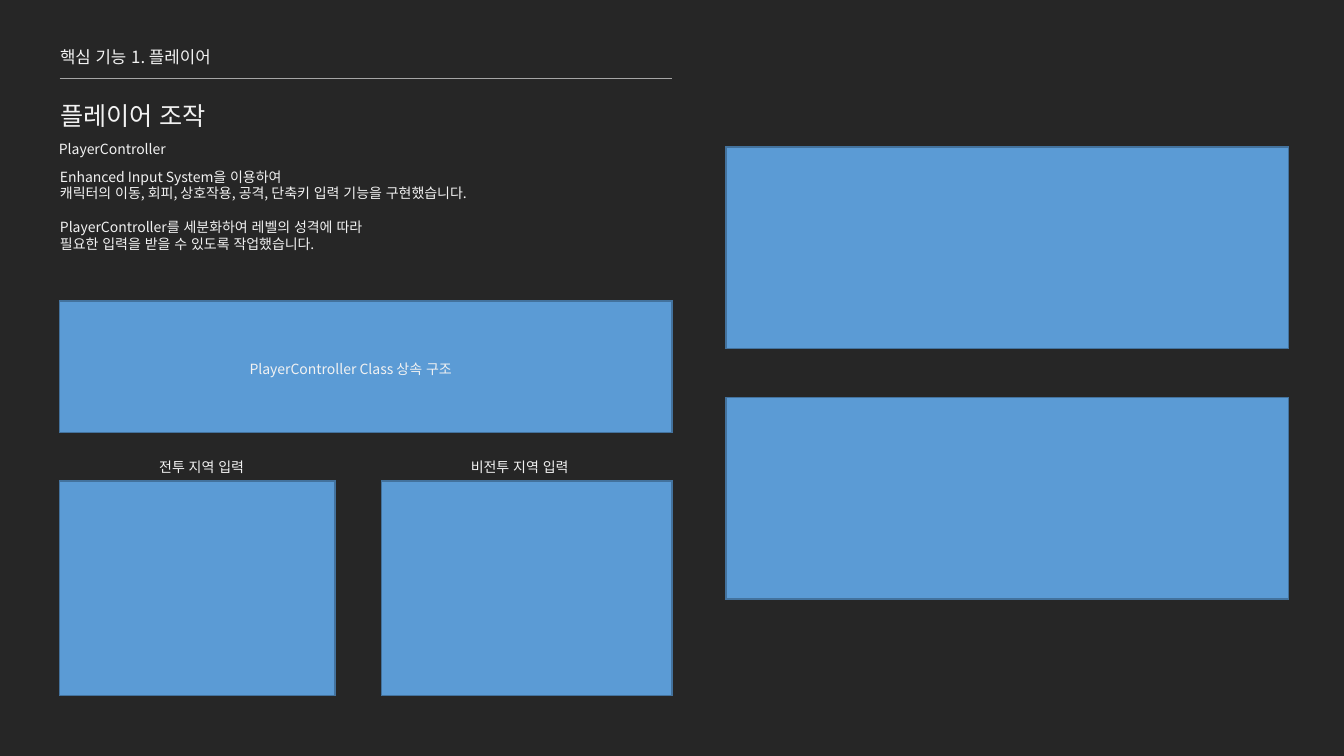
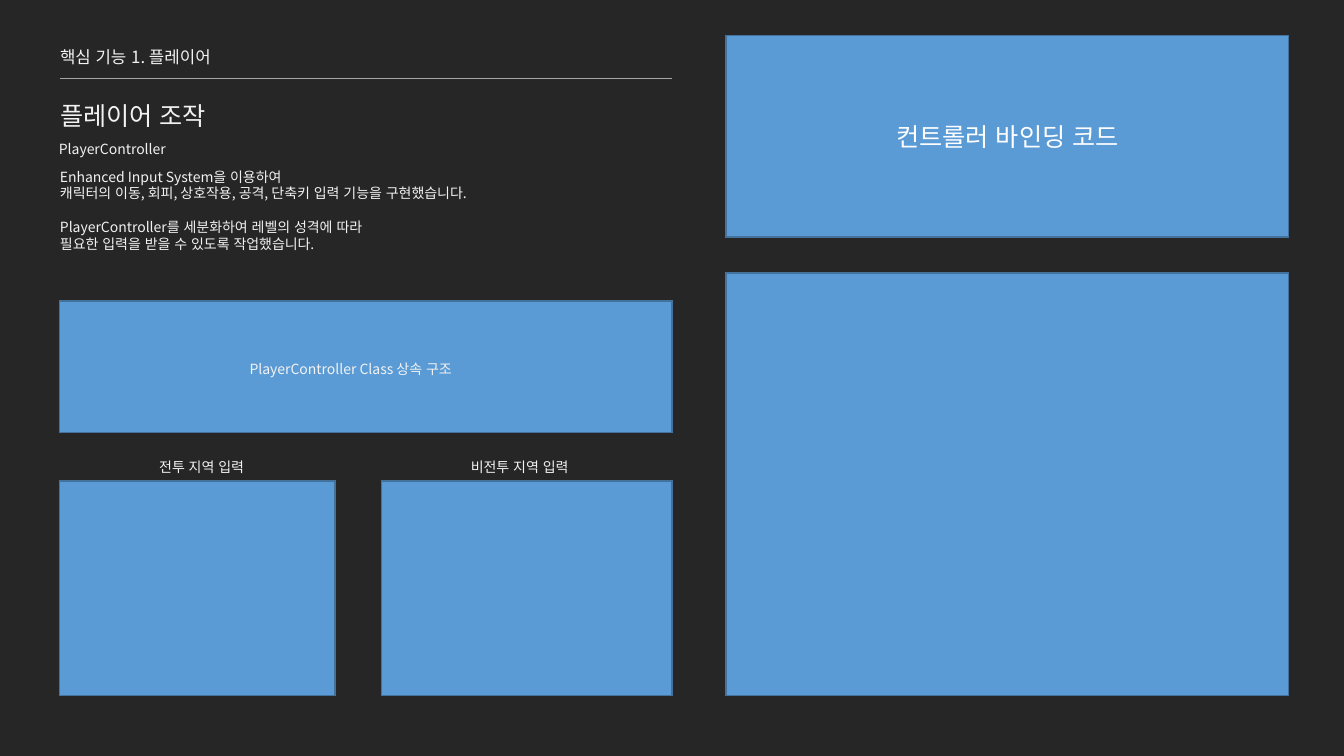
Before and after one commit to jhk0701/project-ARPGHunter, a slide deck: slide 7 of Docs/UnrealEngine_문서_김정환.pptx. Drawn at 1344x756 pixels with LibreOffice and Linux fonts; fonts in the diff are those of the drawing. Boxes give left, top, right and bottom in pixels: in the first picture for what was removed or moved away, otherwise in the second. Text is boxed around its words. In the diff, an @@ line names an element or a change of style, - is before the commit and + after.

```diff
--- a/Docs/UnrealEngine_문서_김정환.pptx
+++ b/Docs/UnrealEngine_문서_김정환.pptx
@@ rectangle "컨트롤러 바인딩 코드" moved from (x1=726, y1=147, x2=1289, y2=349) to (x1=726, y1=35, x2=1289, y2=237) @@
@@ text in rectangle at (x1=896, y1=125, x2=1118, y2=148): text added @@
+컨트롤러 바인딩 코드
@@ rectangle resized from (x1=726, y1=397, x2=1289, y2=599) to (x1=726, y1=273, x2=1289, y2=696) @@
```
Also in this commit, not shown: 5 other slides changed, 1 slide added, 2 other files.
